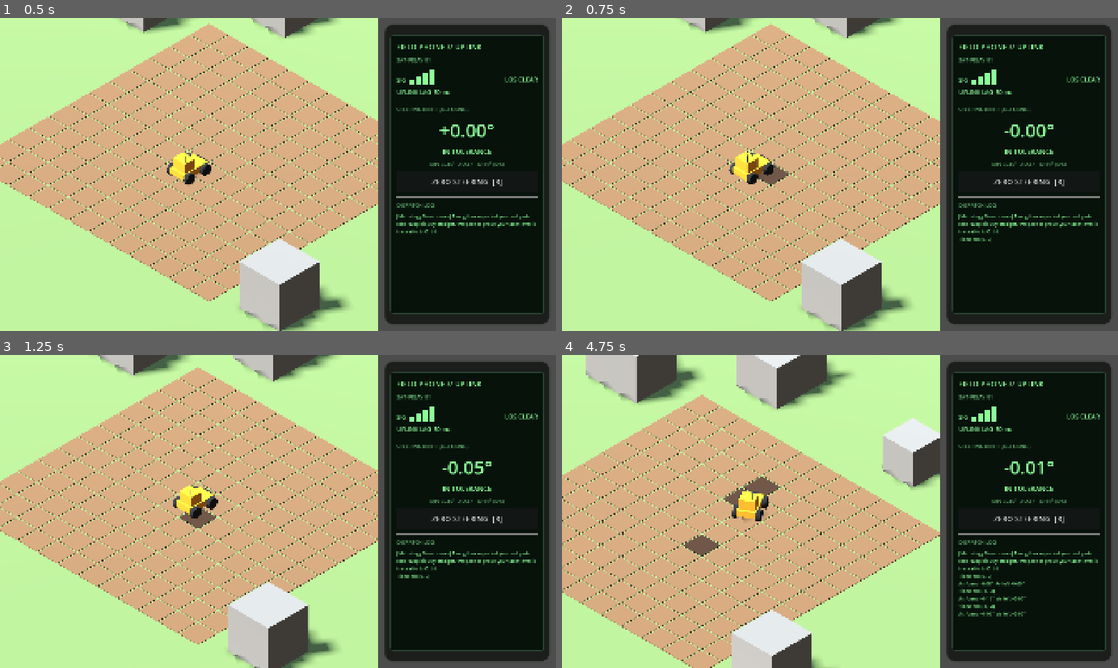
Above: before the commit, frames 1-4 (two rows, left to right).
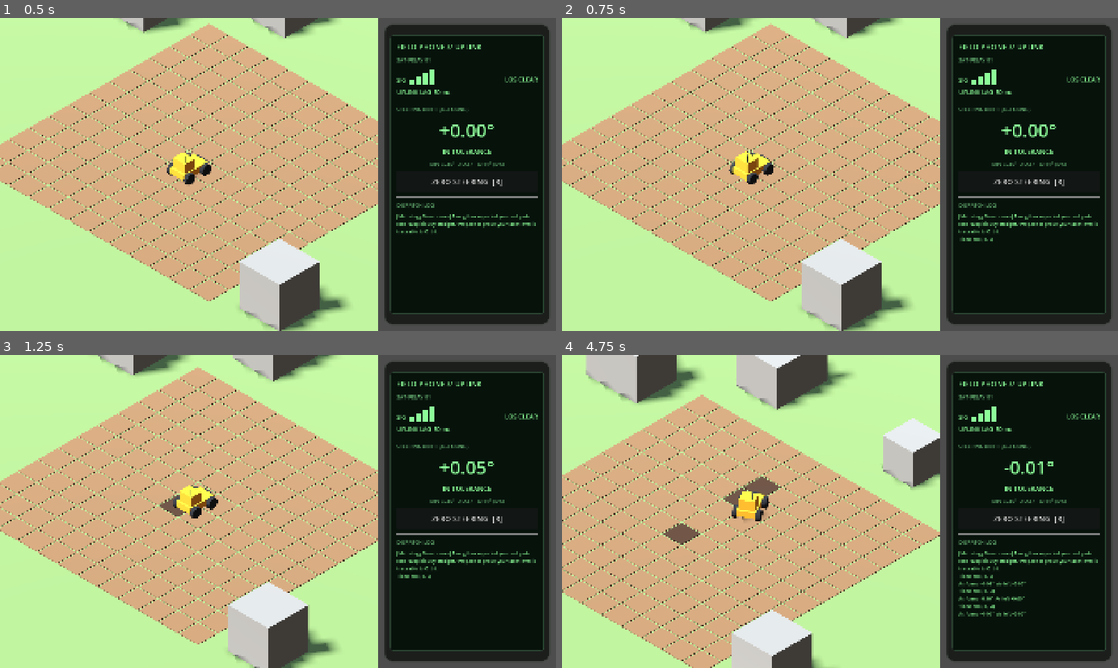
Above: after the commit, the same moments.

Repository: xlockeddown-glitch/out-of-spec
Game: Godot game, scene res://scenes/main_farm.tscn
The game is run twice, just before and just after one commit, with the same random seed, the same clock (stepped at 60 frames per second) and the same inputs.
Inputs:
- Up to frame 1 (0.5 s): no input
- Up to frame 2 (0.75 s): hold W (rover_forward) from 0.53 s (still down); tap Space (rover_till) at 0.6 s
- Up to frame 3 (1.25 s): keep holding W (rover_forward)
- Up to frame 4 (4.75 s): tap R (rover_zero_steering) at 1.35, 2.85, 4.35 s; release W (rover_forward) at 2.03 s; hold A (rover_steer_left) 2.03-3.53 s; tap Space (rover_till) at 2.1, 3.6 s; hold S (rover_reverse) 3.53-4.28 s; hold D (rover_steer_right) from 4.28 s (still down)

Frame 1 is identical in both runs. In frame 2, 0.4% of the frame differs, in the area x 30-89%, y 34-72%; in frame 3, 0.6%; in frame 4, 2.1%, in the area x 0-84%, y 0-100%.

Commit message:
Shared DriftModel (time + usage drift) and merged tarantula roster
- DriftModel: one instrument error model fed by daily_drift_rate (GameClock)
  and usage_drift_rate, with MPE / guard-band status and as-found zeroing
- GameClock autoload: running day counter (placeholder for Week 3 day loop)
- Rover steering now uses DriftModel; per-metre rate moved into
  sensor_drift_config.json (usage_drift_rate 0.03 deg/m)
- tarantula_species.json: tier real/alien; art-bible morphs added as alien
  unlocks with nulls for values not yet designed
- docs/decisions.md records both calls

Co-Authored-By: Claude Opus 5.5 <noreply@anthropic.com>
Claude-Session: https://claude.ai/code/session_01BofB6MbKLctUdnYN5tTGLe

Diff:
--- a/data/sensor_drift_config.json
+++ b/data/sensor_drift_config.json
@@ -2,13 +2,15 @@
   "instruments": {
     "hygrometer": {
       "error_unit": "percentage_points_rh",
-      "daily_drift_rate": 0.30,
+      "daily_drift_rate": 0.3,
       "max_permissible_error": 2.0
     },
     "rover_steering_encoder": {
       "error_unit": "degrees",
       "daily_drift_rate": 0.12,
-      "max_permissible_error": 0.80
+      "usage_drift_rate": 0.03,
+      "usage_unit": "metre_driven",
+      "max_permissible_error": 0.8
     },
     "relay_dish_azimuth": {
       "error_unit": "degrees",
@@ -19,7 +21,7 @@
   "guardband": {
     "green": {
       "label": "Green",
-      "max_error_ratio_inclusive": 0.80
+      "max_error_ratio_inclusive": 0.8
     },
     "amber_warning": {
       "label": "Amber Warning",
--- a/data/tarantula_species.json
+++ b/data/tarantula_species.json
@@ -3,6 +3,8 @@
     "id": "curlyhair",
     "common_name": "Curlyhair",
     "scientific_name": "Tliltocatl albopilosus",
+    "tier": "real",
+    "source": "tarantula_species.json",
     "ideal_temp_c": 24,
     "temp_tolerance_c": 4,
     "ideal_humidity_pct": 68,
@@ -16,6 +18,8 @@
     "id": "mexican_redknee",
     "common_name": "Mexican Redknee",
     "scientific_name": "Brachypelma hamorii",
+    "tier": "real",
+    "source": "tarantula_species.json",
     "ideal_temp_c": 25,
     "temp_tolerance_c": 3,
     "ideal_humidity_pct": 54,
@@ -29,6 +33,8 @@
     "id": "brazilian_black",
     "common_name": "Brazilian Black",
     "scientific_name": "Grammostola pulchra",
+    "tier": "real",
+    "source": "tarantula_species.json",
     "ideal_temp_c": 23,
     "temp_tolerance_c": 3,
     "ideal_humidity_pct": 62,
@@ -42,6 +48,8 @@
     "id": "static_mop",
     "common_name": "Static Mop",
     "scientific_name": "Electrothera lanigera",
+    "tier": "alien",
+    "source": "tarantula_species.json",
     "ideal_temp_c": 27,
     "temp_tolerance_c": 3,
     "ideal_humidity_pct": 46,
@@ -55,6 +63,8 @@
     "id": "prism_ankles",
     "common_name": "Prism Ankles",
     "scientific_name": "Prismopelma iridipes",
+    "tier": "alien",
+    "source": "tarantula_species.json",
     "ideal_temp_c": 22,
     "temp_tolerance_c": 2,
     "ideal_humidity_pct": 78,
@@ -63,5 +73,85 @@
     "silk_grade": 3,
     "optical_silk_yield": 1,
     "lag_reduction_pct": 18
+  },
+  {
+    "id": "cobalt_reference",
+    "common_name": "Cobalt Reference",
+    "scientific_name": null,
+    "tier": "alien",
+    "source": "art_bible",
+    "ideal_temp_c": 23,
+    "temp_tolerance_c": 2.0,
+    "ideal_humidity_pct": 75,
+    "humidity_tolerance_pct": null,
+    "molt_days": null,
+    "silk_grade": null,
+    "optical_silk_yield": null,
+    "lag_reduction_pct": null,
+    "notes": "Baseline optical silk; first-week dish alignment and zeroing tutorial."
+  },
+  {
+    "id": "ember_knee",
+    "common_name": "Ember-Knee",
+    "scientific_name": null,
+    "tier": "alien",
+    "source": "art_bible",
+    "ideal_temp_c": 26,
+    "temp_tolerance_c": 2.5,
+    "ideal_humidity_pct": 45,
+    "humidity_tolerance_pct": null,
+    "molt_days": null,
+    "silk_grade": null,
+    "optical_silk_yield": null,
+    "lag_reduction_pct": null,
+    "notes": "Forgiving humidity band; heat-resistant filament for Tier 2 magma vents."
+  },
+  {
+    "id": "verdant_trace",
+    "common_name": "Verdant Trace",
+    "scientific_name": null,
+    "tier": "alien",
+    "source": "art_bible",
+    "ideal_temp_c": 22,
+    "temp_tolerance_c": 0.8,
+    "ideal_humidity_pct": 82,
+    "humidity_tolerance_pct": null,
+    "molt_days": null,
+    "silk_grade": null,
+    "optical_silk_yield": null,
+    "lag_reduction_pct": null,
+    "notes": "Tight window; bioluminescent trace-silk for mid-game audits."
+  },
+  {
+    "id": "quartz_spinner",
+    "common_name": "Quartz-Spinner",
+    "scientific_name": null,
+    "tier": "alien",
+    "source": "art_bible",
+    "ideal_temp_c": 19,
+    "temp_tolerance_c": 0.4,
+    "ideal_humidity_pct": 88,
+    "humidity_tolerance_pct": null,
+    "molt_days": null,
+    "silk_grade": null,
+    "optical_silk_yield": null,
+    "lag_reduction_pct": null,
+    "notes": "Needs Tier 3 geode substrate; crystal-core fiber cuts deep-cavern lag."
+  },
+  {
+    "id": "dune_ochre",
+    "common_name": "Dune-Ochre",
+    "scientific_name": null,
+    "tier": "alien",
+    "source": "art_bible",
+    "ideal_temp_c": 31,
+    "temp_tolerance_c": 3.0,
+    "ideal_humidity_pct": 30,
+    "humidity_tolerance_pct": null,
+    "molt_days": null,
+    "silk_grade": null,
+    "optical_silk_yield": null,
+    "lag_reduction_pct": null,
+    "notes": "Thrives in heatwaves and ion storms when rovers go dark."
   }
 ]
--- a/project.godot
+++ b/project.godot
@@ -18,6 +18,7 @@
 [autoload]
 
 DataManager="*res://scripts/autoload/DataManager.gd"
+GameClock="*res://scripts/autoload/GameClock.gd"
 
 [display]
 
--- a/scripts/autoload/DataManager.gd
+++ b/scripts/autoload/DataManager.gd
@@ -29,8 +29,10 @@
 ## Table -> { section -> required fields (besides "id") }.
 ## Records missing a required field are skipped with a warning.
 const RECORD_SECTIONS: Dictionary = {
+	# Alien morphs carry nulls for values the art bible hasn't defined yet, so
+	# numeric fields are checked where they are used, not here.
 	&"tarantula_species": {
-		"": ["common_name", "ideal_temp_c", "temp_tolerance_c", "ideal_humidity_pct", "humidity_tolerance_pct"],
+		"": ["common_name", "tier"],
 	},
 	&"crops": {
 		"": ["name", "growth_days", "soil_moisture_target", "tolerance_band"],
--- /dev/null
+++ b/scripts/autoload/GameClock.gd
@@ -0,0 +1,32 @@
+extends Node
+## In-game time. Autoloaded as `GameClock`.
+##
+## Week 2: just a running day counter so time-based drift has a source.
+## Week 3 grows this into the morning-to-night cycle (dispatch timing, etc.).
+
+## Emitted every frame the clock runs, with the in-game days that elapsed.
+signal time_advanced(delta_days: float)
+signal day_started(day_index: int)
+
+## Real seconds per in-game day. Placeholder until the Week 3 day loop.
+var seconds_per_day: float = 600.0
+var paused: bool = false
+
+## Days since the save started. Day 1 begins at 0.0.
+var elapsed_days: float = 0.0
+
+
+func _process(delta: float) -> void:
+	if paused or seconds_per_day <= 0.0:
+		return
+	var delta_days: float = delta / seconds_per_day
+	var previous_day: int = get_day_index()
+	elapsed_days += delta_days
+	time_advanced.emit(delta_days)
+	if get_day_index() != previous_day:
+		day_started.emit(get_day_index())
+
+
+## 1-based day number.
+func get_day_index() -> int:
+	return floori(elapsed_days) + 1
--- a/scripts/main_farm.gd
+++ b/scripts/main_farm.gd
@@ -6,7 +6,7 @@
 const MORNING_SECTION: String = "morning_dispatches"
 
 var _had_los: bool = true
-var _last_drift_status: int = RoverController.DriftStatus.IN_TOLERANCE
+var _last_drift_status: int = DriftModel.Status.IN_TOLERANCE
 
 @onready var _rover: RoverController = %Rover
 @onready var _hud: FieldPhoneHUD = %FieldPhoneHUD
@@ -21,7 +21,7 @@
 	_hud.zero_steering_pressed.connect(_on_zero_pressed)
 
 	var relay_name: String = _rover.satellite_relay.relay_name if _rover.satellite_relay else "NO RELAY"
-	_hud.configure(relay_name, _rover.tolerance_deg, _rover.acceptance_ratio)
+	_hud.configure(relay_name, _rover.steering.mpe, _rover.steering.acceptance_ratio)
 	_rover.broadcast_state()
 	_post_random_morning_dispatch()
 
@@ -35,8 +35,8 @@
 
 func _on_drift_changed(drift_deg: float, status: int) -> void:
 	_hud.set_drift(drift_deg, status)
-	if status == RoverController.DriftStatus.OUT_OF_SPEC and _last_drift_status != status:
-		_hud.push_log("SYS: steering exceeds MPE ±%.2f°" % _rover.tolerance_deg)
+	if status == DriftModel.Status.OUT_OF_SPEC and _last_drift_status != status:
+		_hud.push_log("SYS: steering exceeds MPE ±%.2f°" % _rover.steering.mpe)
 	_last_drift_status = status
 
 
--- /dev/null
+++ b/scripts/metrology/drift_model.gd
@@ -0,0 +1,103 @@
+class_name DriftModel
+extends RefCounted
+## Error state of one instrument, driven by two sources:
+##   - time:  `daily_drift_rate` (units per in-game day), fed by GameClock
+##   - usage: `usage_drift_rate` (units per usage unit, e.g. per metre driven)
+## Both push the error in the same direction (`_sign`). Zeroing records the
+## as-found error, resets to 0, and re-rolls the direction: the root cause is
+## never fixed, so it comes back, maybe the other way.
+##
+## Status uses the guard band from sensor_drift_config.json:
+##   |error| / MPE <= acceptance_ratio -> IN_TOLERANCE
+##   <= 1.0                            -> GUARD_BAND
+##   > 1.0                             -> OUT_OF_SPEC
+
+signal error_changed(error: float, status: int)
+signal zeroed(as_found: float)
+
+enum Status { IN_TOLERANCE, GUARD_BAND, OUT_OF_SPEC }
+
+const CONFIG_TABLE: StringName = &"sensor_drift_config"
+
+var instrument_id: String = ""
+var error_unit: String = ""
+## Maximum permissible error, in `error_unit`.
+var mpe: float = 1.0
+var acceptance_ratio: float = 0.8
+var daily_drift_rate: float = 0.0
+var usage_drift_rate: float = 0.0
+## Hard clamp on |error| so a neglected instrument stays playable.
+var max_error: float = INF
+
+var error: float = 0.0:
+	set(value):
+		var clamped: float = clampf(value, -max_error, max_error)
+		if clamped == error:
+			return
+		error = clamped
+		error_changed.emit(error, get_status())
+
+var _sign: float = 1.0
+var _rng := RandomNumberGenerator.new()
+
+
+func _init() -> void:
+	_rng.randomize()
+	_sign = _random_sign()
+
+
+## Builds a model from instruments/<id> and guardband/green in the config.
+## Fields missing from the data keep their defaults (with a warning).
+static func from_config(p_instrument_id: String, p_max_error: float = INF) -> DriftModel:
+	var model := DriftModel.new()
+	model.instrument_id = p_instrument_id
+	model.max_error = p_max_error
+	var base: String = "instruments/%s" % p_instrument_id
+	if DataManager.get_value(CONFIG_TABLE, base) == null:
+		push_warning("DriftModel: instrument '%s' not in %s; using defaults." % [p_instrument_id, CONFIG_TABLE])
+		return model
+	model.error_unit = str(DataManager.get_value(CONFIG_TABLE, base + "/error_unit", ""))
+	model.mpe = DataManager.get_number(CONFIG_TABLE, base + "/max_permissible_error", model.mpe)
+	model.daily_drift_rate = DataManager.get_number(CONFIG_TABLE, base + "/daily_drift_rate", 0.0)
+	# usage_drift_rate is optional; instruments without usage wear omit it.
+	if DataManager.get_value(CONFIG_TABLE, base + "/usage_drift_rate") != null:
+		model.usage_drift_rate = DataManager.get_number(CONFIG_TABLE, base + "/usage_drift_rate", 0.0)
+	model.acceptance_ratio = DataManager.get_number(
+		CONFIG_TABLE, "guardband/green/max_error_ratio_inclusive", model.acceptance_ratio)
+	return model
+
+
+func advance_days(days: float) -> void:
+	if days > 0.0 and daily_drift_rate > 0.0:
+		error += _sign * daily_drift_rate * days
+
+
+func add_usage(amount: float) -> void:
+	if amount > 0.0 and usage_drift_rate > 0.0:
+		error += _sign * usage_drift_rate * amount
+
+
+## Resets to zero and returns the as-found error.
+func zero() -> float:
+	var as_found: float = error
+	_sign = _random_sign()
+	error = 0.0
+	zeroed.emit(as_found)
+	return as_found
+
+
+func get_error_ratio() -> float:
+	return absf(error) / mpe if mpe > 0.0 else INF
+
+
+func get_status() -> Status:
+	var ratio: float = get_error_ratio()
+	if ratio <= acceptance_ratio:
+		return Status.IN_TOLERANCE
+	if ratio <= 1.0:
+		return Status.GUARD_BAND
+	return Status.OUT_OF_SPEC
+
+
+func _random_sign() -> float:
+	return -1.0 if _rng.randf() < 0.5 else 1.0
--- a/scripts/rover/rover_controller.gd
+++ b/scripts/rover/rover_controller.gd
@@ -4,20 +4,18 @@
 ##
 ## Local input is timestamped and pushed through a simulated uplink whose
 ## latency depends on line of sight (LOS) to a SatelliteRelay. Driving uses a
-## kinematic bicycle model whose steering zero drifts with distance driven,
-## until the operator sends a ZERO_STEERING command (which also rides the uplink).
+## kinematic bicycle model whose steering zero is a DriftModel: it drifts with
+## distance driven and with in-game time, until the operator sends a
+## ZERO_STEERING command (which also rides the uplink).
 
 signal uplink_changed(has_los: bool, quality: float, lag_s: float)
-## status is a DriftStatus value.
+## status is a DriftModel.Status value.
 signal drift_changed(drift_deg: float, status: int)
 signal steering_zeroed(as_found_deg: float)
 signal soil_tilled(cell: Vector3i)
 signal till_rejected(reason: String)
 
 enum Command { TILL, ZERO_STEERING }
-enum DriftStatus { IN_TOLERANCE, GUARD_BAND, OUT_OF_SPEC }
-
-const DRIFT_TABLE: StringName = &"sensor_drift_config"
 
 
 ## One timestamped control sample travelling up the link.
@@ -67,21 +65,17 @@
 @export_flags_3d_physics var los_collision_mask: int = 4
 
 @export_group("Steering Drift")
-## Key under "instruments" in data/sensor_drift_config.json. Its
-## max_permissible_error overrides `tolerance_deg`, and guardband.green
-## overrides `acceptance_ratio`. Leave empty to use inspector values.
+## Key under "instruments" in data/sensor_drift_config.json. Supplies MPE,
+## daily_drift_rate (deg/day) and usage_drift_rate (deg/metre).
 @export var drift_instrument_id: String = "rover_steering_encoder"
-## Per-metre drift while driving (Week 1 brief). The data file's
-## daily_drift_rate is time-based and is meant for the Week 3 day clock.
-@export var drift_deg_per_m: float = 0.03
+## Clamp so a neglected rover still drives.
 @export var max_drift_deg: float = 12.0
-## Maximum permissible error (MPE), degrees.
-@export var tolerance_deg: float = 0.80
-## |error| / MPE at or below this is IN_TOLERANCE; above it up to 1.0 is the
-## guard band; above 1.0 is OUT_OF_SPEC.
-@export_range(0.0, 1.0) var acceptance_ratio: float = 0.80
-
-var steering_drift_deg: float = 0.0
+
+## Steering zero error. Read-only from outside; use queue_command() to zero it.
+var steering: DriftModel
+var steering_drift_deg: float:
+	get:
+		return steering.error if steering else 0.0
 var link_quality: float = 1.0
 var has_line_of_sight: bool = true
 
@@ -89,21 +83,26 @@
 var _speed_mps: float = 0.0
 var _applied_throttle: float = 0.0
 var _applied_steer: float = 0.0
-var _drift_sign: float = 1.0
 var _frames: Array[UplinkFrame] = []
 var _commands: Array[UplinkCommand] = []
-var _rng := RandomNumberGenerator.new()
 var _gravity: float = ProjectSettings.get_setting("physics/3d/default_gravity", 9.8)
 
 
 func _ready() -> void:
-	_apply_drift_profile()
-	_rng.randomize()
-	_drift_sign = _random_sign()
+	steering = DriftModel.from_config(drift_instrument_id, max_drift_deg)
+	steering.error_changed.connect(func(error: float, status: int) -> void: drift_changed.emit(error, status))
+	steering.zeroed.connect(func(as_found: float) -> void: steering_zeroed.emit(as_found))
+	GameClock.time_advanced.connect(steering.advance_days)
 	if satellite_relay == null:
 		push_warning("%s: no SatelliteRelay linked; uplink will read as occluded." % name)
 	if soil_grid == null:
 		push_warning("%s: no FarmGrid linked; tilling disabled." % name)
+
+
+func _exit_tree() -> void:
+	# GameClock outlives this scene; don't leave it holding our DriftModel.
+	if steering and GameClock.time_advanced.is_connected(steering.advance_days):
+		GameClock.time_advanced.disconnect(steering.advance_days)
 
 
 func _physics_process(delta: float) -> void:
@@ -126,18 +125,8 @@
 	return lerpf(lag_occluded_s, lag_clear_s, clampf(t, 0.0, 1.0))
 
 
-## |drift| / MPE. 1.0 = exactly at the tolerance limit.
-func get_error_ratio() -> float:
-	return absf(steering_drift_deg) / tolerance_deg if tolerance_deg > 0.0 else INF
-
-
-func get_drift_status() -> DriftStatus:
-	var ratio: float = get_error_ratio()
-	if ratio <= acceptance_ratio:
-		return DriftStatus.IN_TOLERANCE
-	if ratio <= 1.0:
-		return DriftStatus.GUARD_BAND
-	return DriftStatus.OUT_OF_SPEC
+func get_drift_status() -> DriftModel.Status:
+	return steering.get_status()
 
 
 ## Re-emit current state, e.g. right after a HUD connects.
@@ -223,30 +212,12 @@
 	var before: Vector3 = global_position
 	move_and_slide()
 	# Horizontal displacement actually achieved; pushing into a rock adds no drift.
-	_accumulate_drift(Vector2(global_position.x - before.x, global_position.z - before.z).length())
-
-
-func _accumulate_drift(distance_m: float) -> void:
-	if distance_m <= 0.0 or drift_deg_per_m <= 0.0:
-		return
-	var previous: float = steering_drift_deg
-	steering_drift_deg = clampf(
-		previous + _drift_sign * drift_deg_per_m * distance_m, -max_drift_deg, max_drift_deg)
-	if steering_drift_deg != previous:
-		drift_changed.emit(steering_drift_deg, get_drift_status())
+	steering.add_usage(Vector2(global_position.x - before.x, global_position.z - before.z).length())
 
 
 func _zero_steering() -> void:
-	var as_found: float = steering_drift_deg
-	steering_drift_deg = 0.0
-	# The root cause was never fixed, so the drift returns. Possibly the other way.
-	_drift_sign = _random_sign()
-	steering_zeroed.emit(as_found)
-	drift_changed.emit(steering_drift_deg, get_drift_status())
-
-
-func _random_sign() -> float:
-	return -1.0 if _rng.randf() < 0.5 else 1.0
+	# DriftModel emits zeroed + error_changed, which re-emit as rover signals.
+	steering.zero()
 
 
 # --- Tilling ----------------------------------------------------------------
@@ -263,16 +234,3 @@
 			till_rejected.emit("Cell (%d, %d) already tilled." % [cell.x, cell.z])
 		FarmGrid.TillResult.NOT_SOIL:
 			till_rejected.emit("No soil under tractor.")
-
-
-# --- Data -------------------------------------------------------------------
-
-func _apply_drift_profile() -> void:
-	if drift_instrument_id.is_empty():
-		return
-	var base: String = "instruments/%s" % drift_instrument_id
-	if DataManager.get_value(DRIFT_TABLE, base) == null:
-		push_warning("%s: instrument '%s' not in %s; using inspector values." % [name, drift_instrument_id, DRIFT_TABLE])
-		return
-	tolerance_deg = DataManager.get_number(DRIFT_TABLE, base + "/max_permissible_error", tolerance_deg)
-	acceptance_ratio = DataManager.get_number(DRIFT_TABLE, "guardband/green/max_error_ratio_inclusive", acceptance_ratio)
--- a/scripts/ui/field_phone_hud.gd
+++ b/scripts/ui/field_phone_hud.gd
@@ -45,13 +45,13 @@
 	_lag_label.text = "UPLINK LAG  %d ms" % roundi(lag_s * 1000.0)
 
 
-## status is a RoverController.DriftStatus value.
+## status is a DriftModel.Status value.
 func set_drift(drift_deg: float, status: int) -> void:
 	_drift_value.text = "%+.2f°" % drift_deg
 	match status:
-		RoverController.DriftStatus.IN_TOLERANCE:
+		DriftModel.Status.IN_TOLERANCE:
 			_set_status("IN TOLERANCE", COLOR_OK)
-		RoverController.DriftStatus.GUARD_BAND:
+		DriftModel.Status.GUARD_BAND:
 			_set_status("IN GUARD BAND", COLOR_WARN)
 		_:
 			_set_status("OUT OF SPEC", COLOR_FAIL)
Not shown, added: docs/decisions.md
